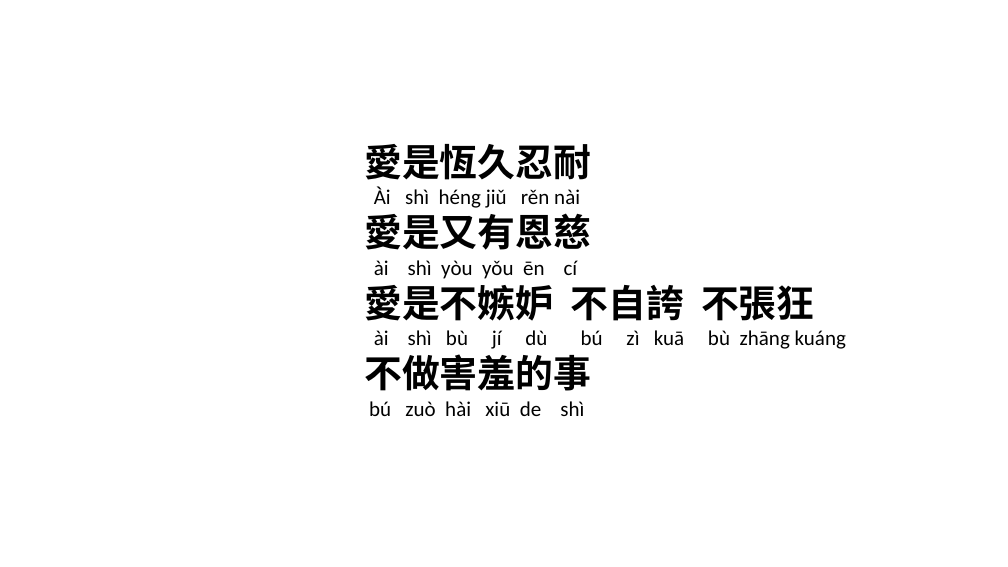
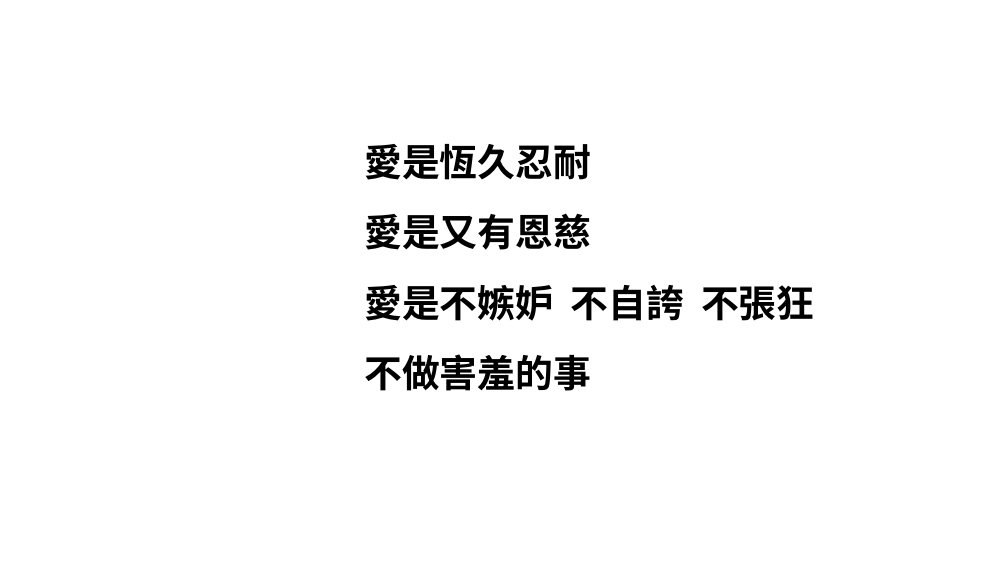
Before and after one commit to batisuoc/free-school-class, a slide deck: slide 5 of chinese/愛是 no pinyin.pptx. Drawn at 1008x567 pixels with LibreOffice and Linux fonts; fonts in the diff are those of the drawing; background and template pictures are left out. Boxes give left, top, right and bottom in pixels: in the first picture for what was removed or moved away, otherwise in the second. Text is boxed around its words. In the diff, an @@ line names an element or a change of style, - is before the commit and + after.

```diff
--- a/chinese/愛是 no pinyin.pptx
+++ b/chinese/愛是 no pinyin.pptx
@@ text at (364, 213, 814, 391): text changed; size 20 to 36 pt; bold on @@
-Ài shì héng jiǔ rěn nài
-愛是又有恩慈
-ài shì yòu yǒu ēn cí
-愛是不嫉妒 不自誇 不張狂
-ài shì bù jí dù bú zì kuā bù zhāng kuáng
-不做害羞的事
-bú zuò hài xiū de shì
+愛是又有恩慈
+愛是不嫉妒 不自誇 不張狂
+不做害羞的事
```
Also in this commit, not shown: 5 other slides changed, 3 other files.
